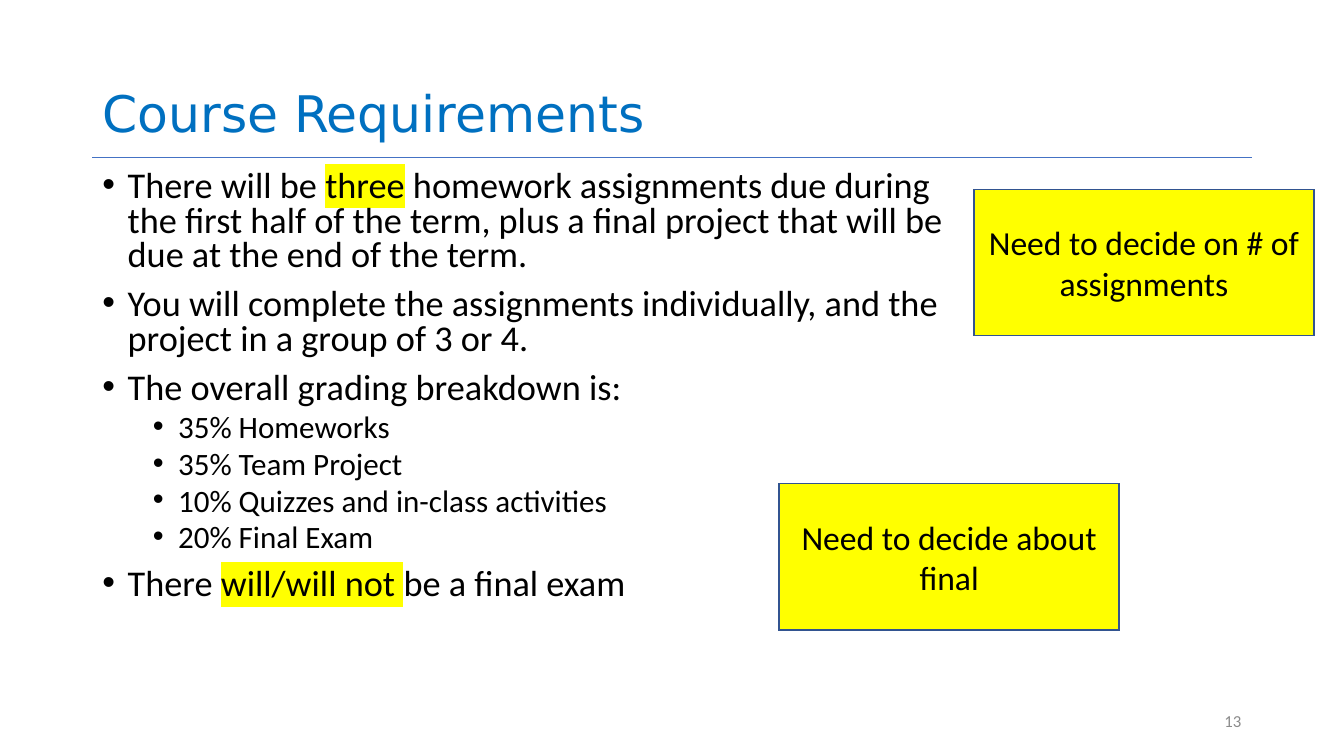
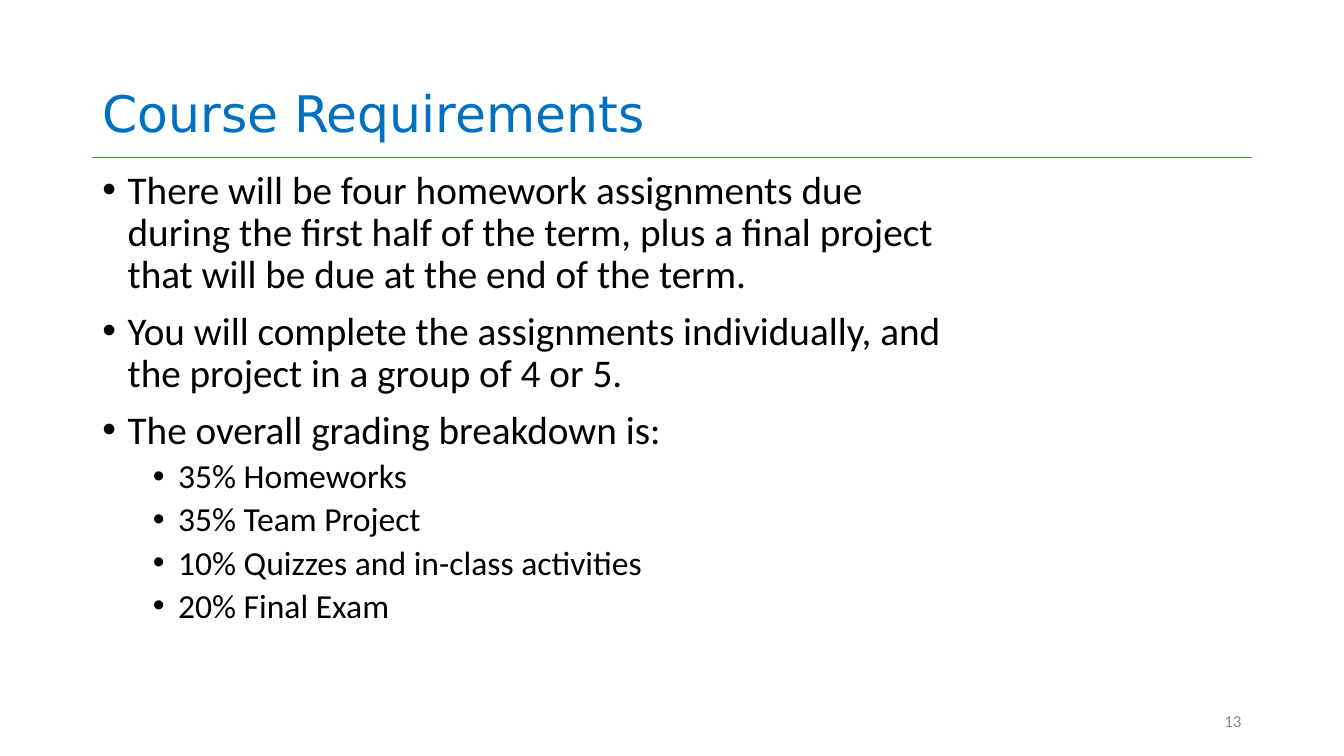
Before and after one commit to neu-se/CS4530-Spring-2022, a slide deck: slide 13 of Slides/Lesson 1.1 Course Introduction.pptx. Drawn at 1344x756 pixels with LibreOffice and Linux fonts; fonts in the diff are those of the drawing. Boxes give left, top, right and bottom in pixels: in the first picture for what was removed or moved away, otherwise in the second. Text is boxed around its words. In the diff, an @@ line names an element or a change of style, - is before the commit and + after.

```diff
--- a/Slides/Lesson 1.1 Course Introduction.pptx
+++ b/Slides/Lesson 1.1 Course Introduction.pptx
@@ text at box(128, 176, 940, 394): text changed; size 25.9 to 28 pt @@
-• There will be three homework assignments due during the first half of the term, plus a final project that will be due at the end of the term.
-• You will complete the assignments individually, and the project in a group of 3 or 4.
+• There will be four homework assignments due during the first half of the term, plus a final project that will be due at the end of the term.
+• You will complete the assignments individually, and the project in a group of 4 or 5.
@@ rectangle removed at box(974, 190, 1314, 336) @@
-Need to decide on # of assignments
@@ text at box(128, 416, 661, 619): size 25.9 to 28 pt in "The overall grading breakdown is:"; size 22.2 to 24 pt in "35% Homeworks", "35% Team Project", "10% Quizzes and in-class activities", "20% Final Exam"; line spacing 0.8 to 0.9 @@
@@ rectangle removed at box(779, 484, 1119, 630) @@
-Need to decide about final
@@ text at box(128, 570, 625, 598): paragraph removed @@
-• There will/will not be a final exam
```
Also in this commit, not shown: 7 other slides changed, 5 slides removed.
